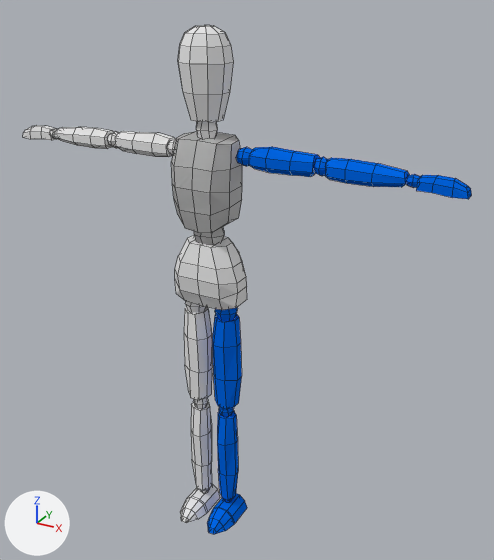
A saved change to the Blender file ragdoll/ragdoll.blend.
Both versions are drawn from a camera (50 mm lens) standing at (1.141, -1.818, 1.926) and looking at (0.103, 0.069, 0.982). The axes (+X, +Y, +Z) are drawn at lower left. The lights are the same throughout. Mesh edges are drawn as thin lines.
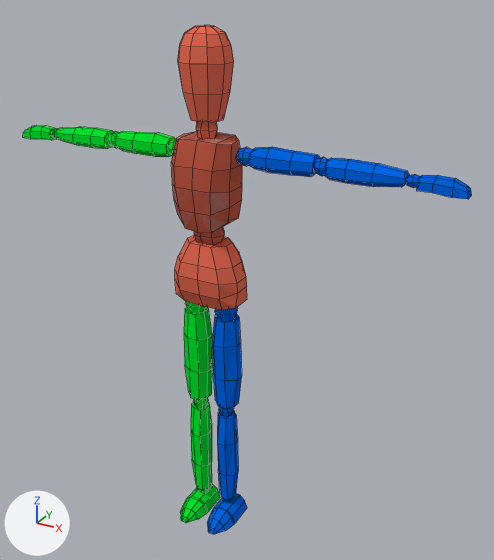
Where the change shows, as pixel boxes (x1, y1, x2, y2) in the pictures (494 x 560 px):
part 1 of me_cube, recoloured (white to green)
    both: (180, 301, 220, 523)
part 2 of me_cube, recoloured (white to green)
    both: (23, 125, 176, 157)
part 3 of me_cube, recoloured (white to red)
    both: (171, 25, 247, 310)

What changed in the scene script:
```text
Add mat_material_003:
    mat_material_003 = diffuse_material('Material.003')
    mat_material_003.base_color = (0.8, 0.15, 0.0891)  # red #e76c54
Add mat_material_002:
    mat_material_002 = diffuse_material('Material.002')
    mat_material_002.base_color = (0.0, 0.8, 0.0284)  # green #00e72f
Change me_cube:
    where me_cube.from_pydata(...)  # 994 vertices, 928 faces; spans x -4.45..4.45, y -0.76..0.47, z 0.04..9.89
    used by ob_cube; location = (0.0, 0.0, 0.0); scale = (0.182, 0.182, 0.182)
    me_cube part 1: 170 of the faces centred in x -0.61..-0.06, y -0.74..0.27, z 0.04..5.07 switch from mat_material (white #e7e7e7) to mat_material_002 (green #00e72f)
    me_cube part 2: 154 of the faces centred in x -4.44..-0.55, y -0.06..0.3, z 7.62..8.01 switch from mat_material (white #e7e7e7) to mat_material_002 (green #00e72f)
    me_cube part 3: 208 of the faces centred in x -0.68..0.68, y -0.52..0.47, z 5.0..9.89 switch from mat_material (white #e7e7e7) to mat_material_003 (red #e76c54)
```
